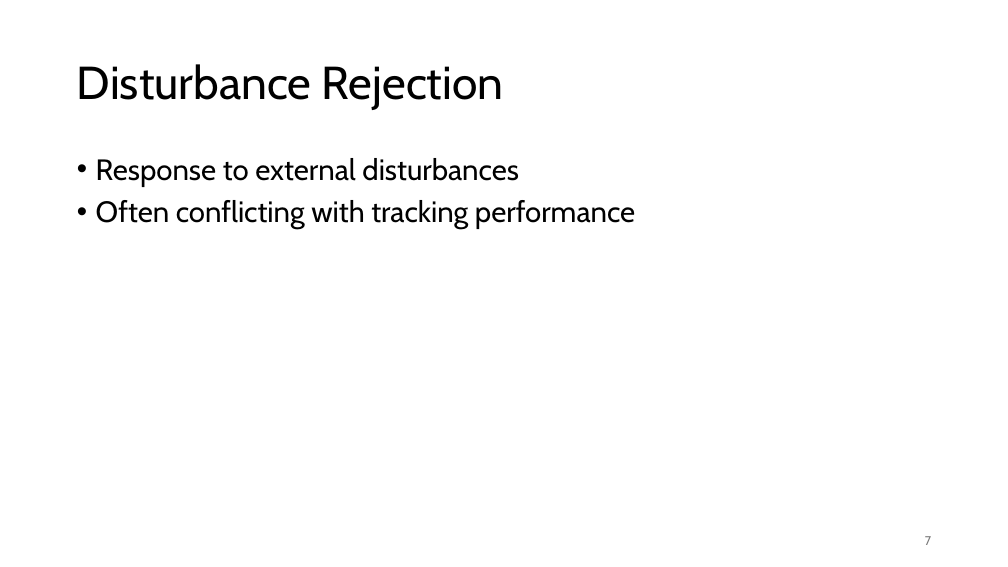
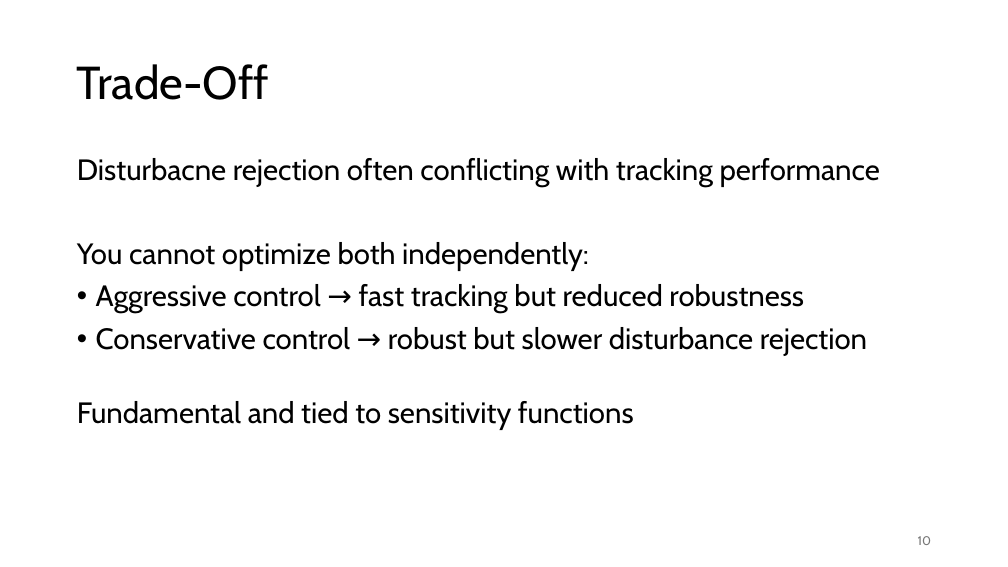
Before and after one commit to FelixWick/control_engineering, a slide deck: slide 10 of slides/5_controller_design.pptx (slide 7 before the commit). Drawn at 1008x567 pixels with LibreOffice and Linux fonts; fonts in the diff are those of the drawing. Boxes give left, top, right and bottom in pixels: in the first picture for what was removed or moved away, otherwise in the second. Text is boxed around its words. In the diff, an @@ line names an element or a change of style, - is before the commit and + after.

```diff
--- a/slides/5_controller_design.pptx
+++ b/slides/5_controller_design.pptx
@@ title at box(77, 64, 269, 100): text changed @@
-Disturbance Rejection
+Trade-Off
@@ text at box(77, 158, 880, 430): text changed @@
-• Response to external disturbances
-• Often conflicting with tracking performance
+Disturbacne rejection often conflicting with tracking performance
+You cannot optimize both independently:
+• Aggressive control → fast tracking but reduced robustness
+• Conservative control → robust but slower disturbance rejection
+Fundamental and tied to sensitivity functions
@@ page number at box(918, 536, 931, 545): text changed @@
-7
+10
```
Also in this commit, not shown: 3 other slides changed, 3 slides added.
